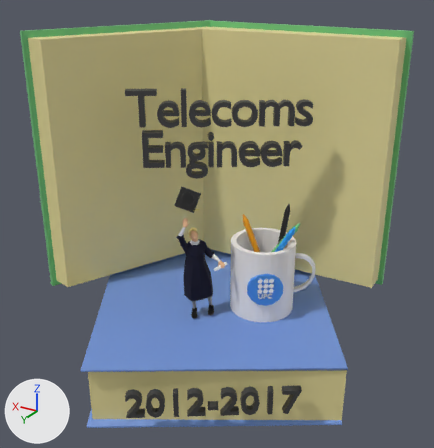
One commit to the glTF model models/uni.glb: the scene before it, then after it.
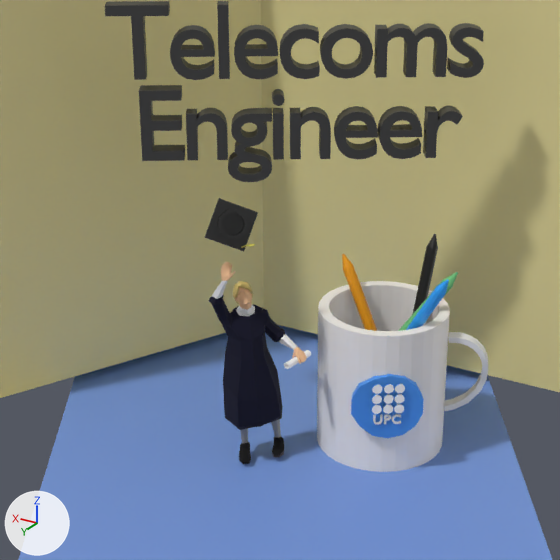
Each version is shown whole from a camera (50 mm lens) standing at (-23.8, 39.4, 24.0) and looking at (4.2, -7.2, 0.7), then close up on the part from 17% to 81% of the width and 20% to 82% of the height. The axes (+X, +Y, +Z) are drawn at lower left. The lights are the same throughout. Where no turn or scale is listed for an object, it has been applied to the vertices.

Script lines for the objects in view, before the commit:
```python
ob_cube_033 = bpy.data.objects.new('Cube.033', me_cube_009)
ob_cube_033.location = (2.19, 0.75, 6.32)
ob_cube_033.rotation_euler = (-1.191, 0.475, 0.733)  # degrees (-68, 27, 42)
ob_cube_033.scale = (0.0212, 0.0212, 0.0478)
ob_cylinder_003 = bpy.data.objects.new('Cylinder.003', me_cylinder_002)
ob_cylinder_003.location = (-2.25, -4.51, -1.69)
ob_cylinder_012 = bpy.data.objects.new('Cylinder.012', me_cylinder_009)
ob_cylinder_012.location = (-0.1, -0.66, 0.09)
ob_cylinder_012.rotation_euler = (1.55, -0.293, -0.143)  # degrees (89, -17, -8.2)
ob_cylinder_012.scale = (0.152, 0.143, 0.761)
ob_male_001_circle_003 = bpy.data.objects.new('male.001_Circle.003', me_male_001_circle_003)
ob_male_001_circle_003.location = (1.98, -0.31, -4.79)
ob_male_001_circle_003.rotation_euler = (1.571, 0.0, -2.338)  # degrees (90, 0, -134)
ob_male_001_circle_003.scale = (2.32, 2.32, 2.32)
# also in view: 'Cube.001' at (5.3, -8.2, -8.0); 'Cube.015' at (-5.8, -5.9, -1.4); 'Text' at (2.5, -4.9, 10.5); 'Cube' at (3.5, -6.0, 6.9); 'Cylinder.007' at (-0.8, -5.5, 0.6)
```
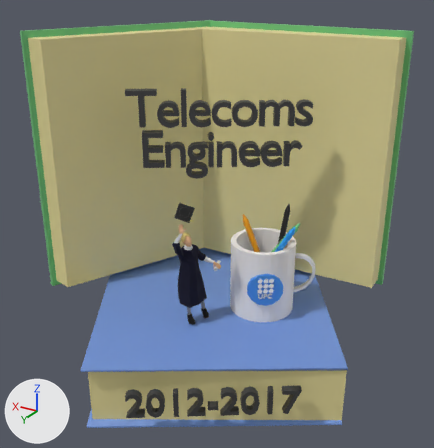
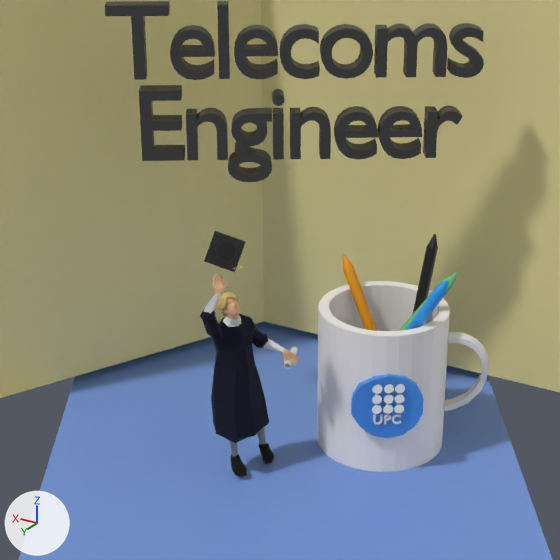
What differs and where, as boxes (x1, y1, x2, y2) in the close-ups (560 x 560 px):
'male.001_Circle.003', moved, turned: before (209, 262, 307, 464); after (200, 274, 298, 477)
'Cube.033', moved, rescaled (20% narrower, 24% shorter): before (205, 198, 258, 252); after (204, 231, 246, 272)
'Cylinder.012', moved, turned: before (284, 350, 311, 369); after (284, 347, 298, 369)

What changed in the scene script:
```text
Change ob_cube_033:
    ob_cube_033.location: (2.19, 0.75, 6.32) -> (1.57, 2.19, 5.77)
    ob_cube_033.scale: (0.0212, 0.0212, 0.0478) -> (0.0162, 0.0162, 0.0364)
Change ob_cylinder_012:
    ob_cylinder_012.location: (-0.1, -0.66, 0.09) -> (0.23, -0.65, 0.09)
    ob_cylinder_012.rotation_euler: (1.55, -0.293, -0.143) -> (1.55, -0.293, 0.333)  # degrees (89, -17, -8.2) -> degrees (89, -17, 19)
Change ob_male_001_circle_003:
    ob_male_001_circle_003.location: (1.98, -0.31, -4.79) -> (1.88, 0.81, -4.75)
    ob_male_001_circle_003.rotation_euler: (1.571, 0.0, -2.338) -> (1.571, 0.0, -1.958)  # degrees (90, 0, -134) -> degrees (90, 0, -112)
```
